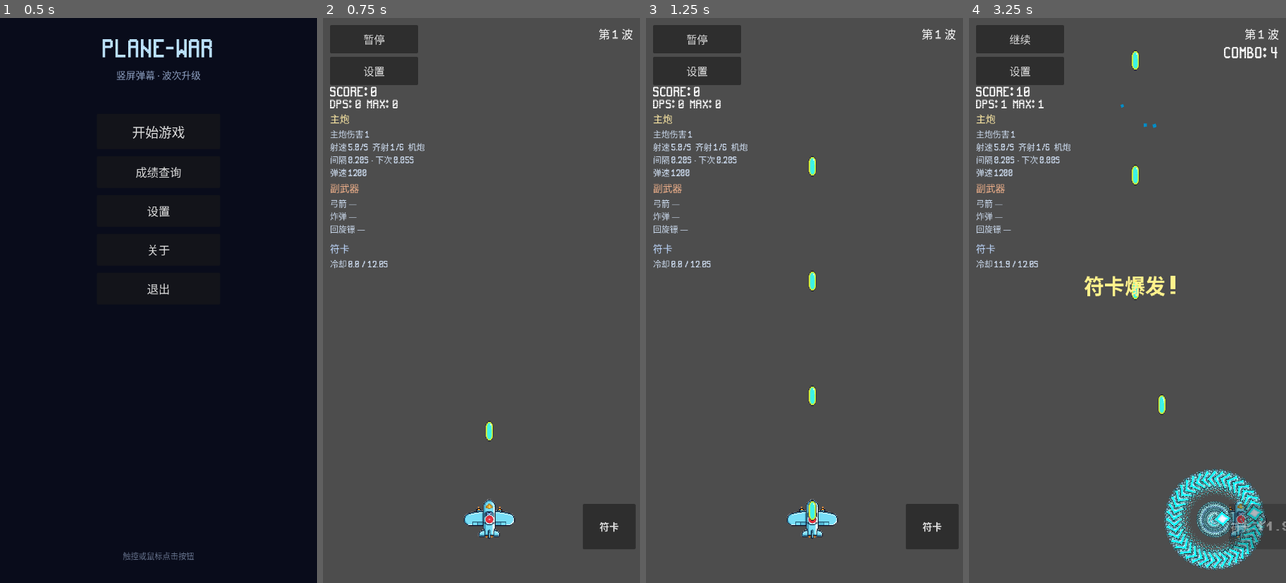
Above: before the commit, frames 1-4 (left to right).
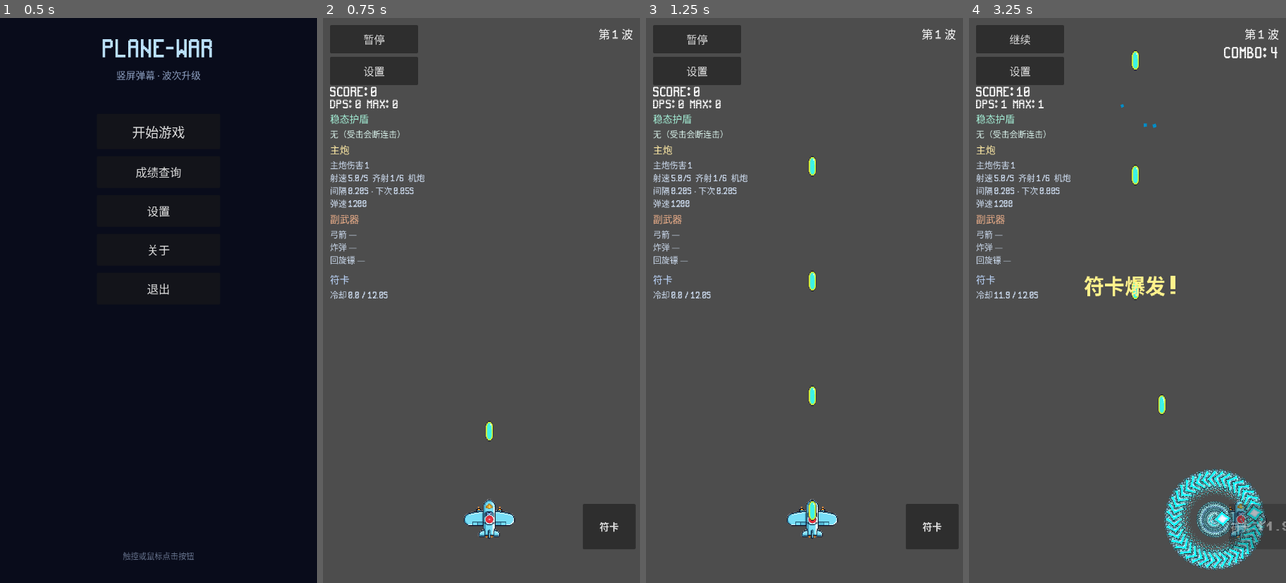
Above: after the commit, the same moments.

Repository: qingzhixing/plane-war
Game: Godot game, scene res://scenes/MainMenu.tscn
Two runs of this game, one before a commit and one after it. Both use one fixed random seed, a clock stepped at 60 frames per second and the inputs below. Sound files missing from this copy of the repository are replaced by a short silence.
Inputs (mouse positions are in pixels of both pictures, inside the frame that each line leads up to):
- Up to frame 1 (0.5 s): no input
- Up to frame 2 (0.75 s): click "开始游戏" at 0.5 s
- Up to frame 3 (1.25 s): no input
- Up to frame 4 (3.25 s): click "暂停" at 1.25 s; click "继续" at 2 s; tap Enter at 2.75 s; move the mouse to (1197, 272) at 2.77 s; hold D from 2.78 s (still down); tap P at 2.85 s; click (1197, 272) at 2.92 s; tap Space at 3.02 s

Frame 1 is identical in both runs. In frame 2, 1.9% of the frame differs, in the area x 2-32%, y 17-50%; in frame 3, 1.9%; in frame 4, 2.0%.

Commit message:
🎮 ADD: 左侧 HUD 显示稳态护盾层数（多层可叠）
Made-with: Cursor

Diff:
--- a/scenes/Main.tscn
+++ b/scenes/Main.tscn
@@ -116,6 +116,19 @@
 theme_override_font_sizes/font_size = 26
 text = "DPS: 0  Max: 0"
 
+[node name="ShieldTitleLabel" type="Label" parent="HUD/Root/LeftStatsVBox" unique_id=2100010009]
+layout_mode = 2
+theme_override_colors/font_color = Color(0.65, 0.95, 0.85, 1)
+theme_override_font_sizes/font_size = 22
+text = "稳态护盾"
+
+[node name="ShieldStatsLabel" type="Label" parent="HUD/Root/LeftStatsVBox" unique_id=2100010010]
+unique_name_in_owner = true
+layout_mode = 2
+theme_override_font_sizes/font_size = 19
+theme_override_colors/font_color = Color(0.85, 0.95, 0.92, 1)
+text = "无"
+
 [node name="MainGunTitleLabel" type="Label" parent="HUD/Root/LeftStatsVBox" unique_id=2100010001]
 layout_mode = 2
 theme_override_colors/font_color = Color(1, 0.92, 0.65, 1)
--- a/scripts/hud.gd
+++ b/scripts/hud.gd
@@ -27,6 +27,7 @@
 @onready var _score_label: Label = %ScoreLabel
 @onready var _combo_label: Label = %ComboLabel
 @onready var _dps_label: Label = %DpsLabel
+@onready var _shield_stats: Label = %ShieldStatsLabel
 @onready var _main_gun_stats: RichTextLabel = %MainGunStatsLabel
 @onready var _side_weapon_stats: RichTextLabel = %SideWeaponStatsLabel
 @onready var _spell_stats: RichTextLabel = %SpellStatsLabel
@@ -53,6 +54,8 @@
 	if _dps_label != null:
 		_dps_label.mouse_filter = Control.MOUSE_FILTER_IGNORE
 	for n in [
+		get_node_or_null("Root/LeftStatsVBox/ShieldTitleLabel"),
+		_shield_stats,
 		get_node_or_null("Root/LeftStatsVBox/MainGunTitleLabel"),
 		_main_gun_stats,
 		get_node_or_null("Root/LeftStatsVBox/SideWeaponTitleLabel"),
@@ -381,7 +384,7 @@
 
 
 func _update_stats_label() -> void:
-	if _main_gun_stats == null or _side_weapon_stats == null or _spell_stats == null:
+	if _main_gun_stats == null or _side_weapon_stats == null or _spell_stats == null or _shield_stats == null:
 		return
 	const C_FR := "#ffcc66"
 	const C_BS := "#7eb8da"
@@ -472,6 +475,13 @@
 		var sp_r := float(_main.get_spell_cooldown_remaining())
 		var sp_t := float(_main.get_spell_cooldown_total()) if _main.has_method("get_spell_cooldown_total") else 12.0
 		spell_line = "冷却 %.1f / %.1fs" % [sp_r, sp_t]
+	var guard_n := 0
+	if is_instance_valid(_main) and _main.has_method("get_combo_guard_charges"):
+		guard_n = int(_main.get_combo_guard_charges())
+	if guard_n <= 0:
+		_shield_stats.text = "无（受击会断连击）"
+	else:
+		_shield_stats.text = "%d 层 · 每次受击消耗 1 层免断连" % guard_n
 	_main_gun_stats.text = "\n".join(main_lines) if main_lines.size() > 0 else "—"
 	_side_weapon_stats.text = "\n".join(side_lines) if side_lines.size() > 0 else "—"
 	_spell_stats.text = spell_line
--- a/scripts/main.gd
+++ b/scripts/main.gd
@@ -379,6 +379,10 @@
 	score += gained
 
 
+func get_combo_guard_charges() -> int:
+	return _combo_guard_charges
+
+
 func on_player_hit() -> void:
 	var audio := get_tree().get_first_node_in_group("audio_manager")
 	if audio != null and audio.has_method("play_player_hurt"):
--- a/scripts/upgrade_ui.gd
+++ b/scripts/upgrade_ui.gd
@@ -23,7 +23,7 @@
 
 	# 通用 / 生存 / 表现
 	{"id": "combo_boost", "name": "节奏推进", "desc": "每次命中连击 +1"},
-	{"id": "combo_guard", "name": "稳态护盾", "desc": "抵消一次受击导致的连击中断"},
+	{"id": "combo_guard", "name": "稳态护盾", "desc": "护盾 +1 层；受击时消耗 1 层代替断连，可叠加"},
 	{"id": "spell_cooldown", "name": "符卡充能", "desc": "符卡冷却 -15%"},
 	{"id": "spell_auto", "name": "自动符卡", "desc": "【一次性】符卡冷却再 -50%，冷却结束自动释放"},
 	{"id": "score_up", "name": "评分增幅", "desc": "评分乘区 +15%"},
